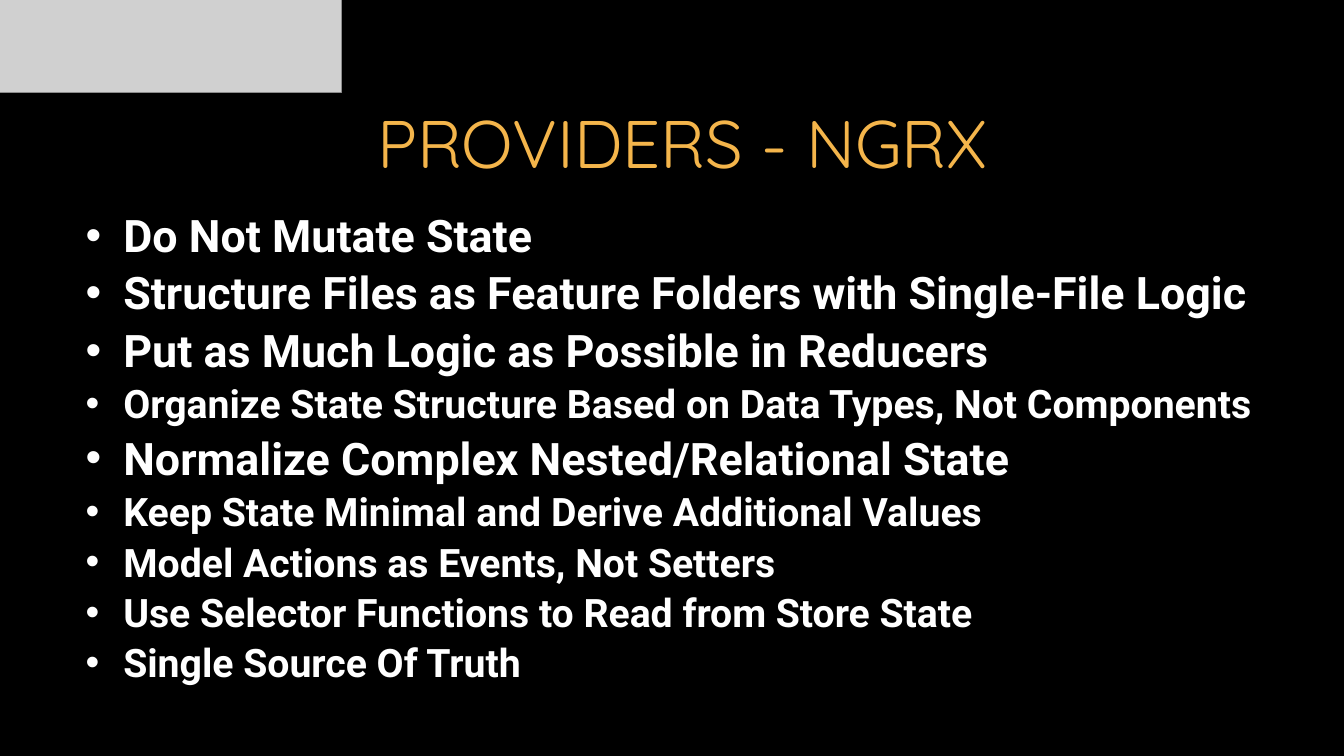
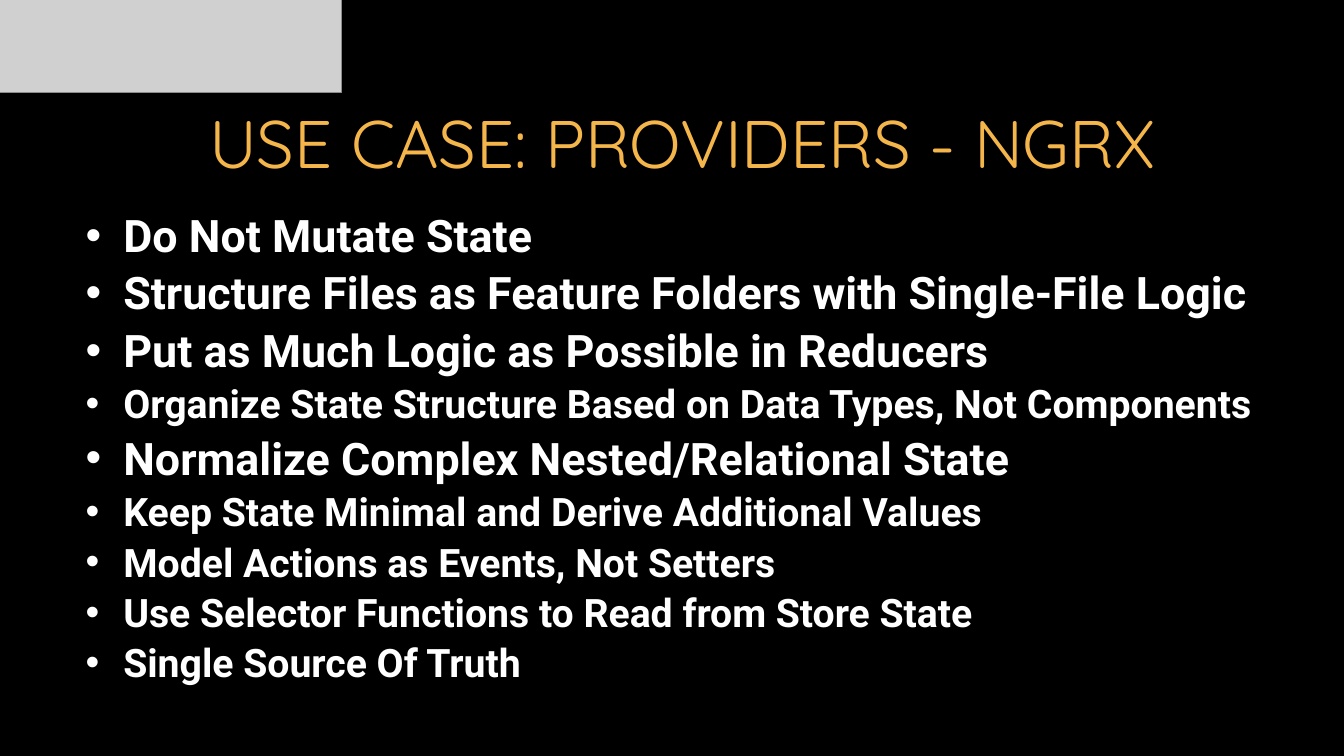
Before and after one commit to itenium-be/Redux, a slide deck: slide 9 of Redux.pptx (slide 8 before the commit). Drawn at 1344x756 pixels with LibreOffice and Linux fonts; fonts in the diff are those of the drawing; grey boxes stand for pictures; background and template pictures are left out. Boxes give left, top, right and bottom in pixels: in the first picture for what was removed or moved away, otherwise in the second. Text is boxed around its words. In the diff, an @@ line names an element or a change of style, - is before the commit and + after.

```diff
--- a/Redux.pptx
+++ b/Redux.pptx
@@ title at <box>210,120,1155,169</box>: text changed @@
-PROVIDERS - NGRX
+USE CASE: PROVIDERS - NGRX
```
Also in this commit, not shown: 3 other slides changed, 3 other files.
